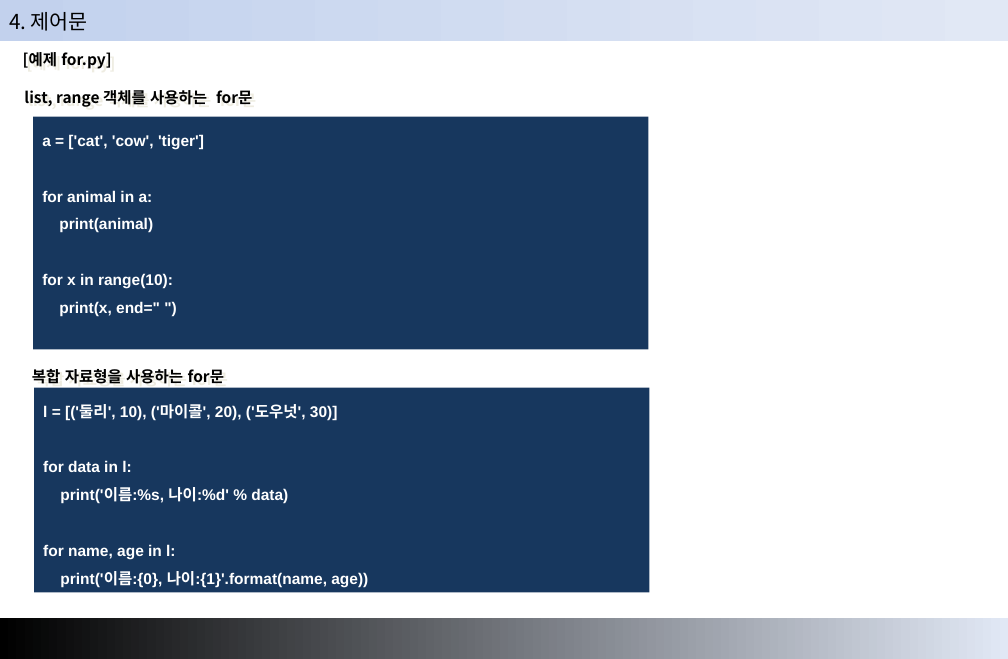
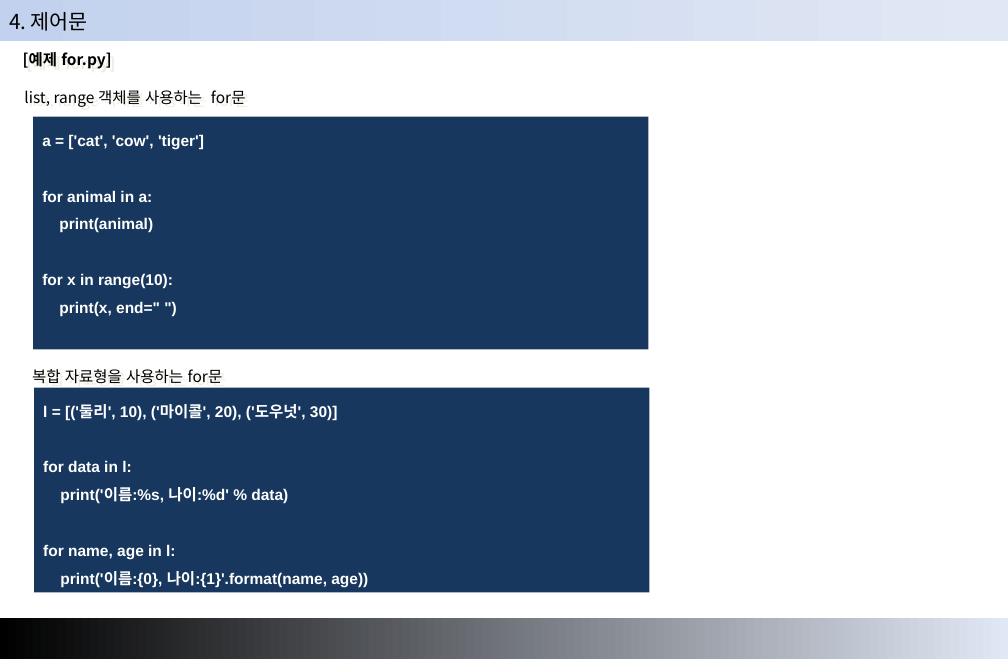
Before and after one commit to jungeunlee95/cafe24-TIL, a slide deck: slide 6 of 2 강의자료/02.강의/6. python/01.Python 기본 프로그래밍/02-04.파이썬 문법-제어문.ppt. Drawn at 1008x659 pixels with LibreOffice and Linux fonts; fonts in the diff are those of the drawing. Boxes give left, top, right and bottom in pixels: in the first picture for what was removed or moved away, otherwise in the second. Text is boxed around its words. In the diff, an @@ line names an element or a change of style, - is before the commit and + after.

```diff
--- a/2 강의자료/02.강의/6. python/01.Python 기본 프로그래밍/02-04.파이썬 문법-제어문.ppt
+++ b/2 강의자료/02.강의/6. python/01.Python 기본 프로그래밍/02-04.파이썬 문법-제어문.ppt
@@ text at box(28, 90, 250, 390): bold off in "list, range 객체를 사용하는 for문", "복합 자료형을 사용하는 for문" @@
```
Also in this commit, not shown: 8 other files.
